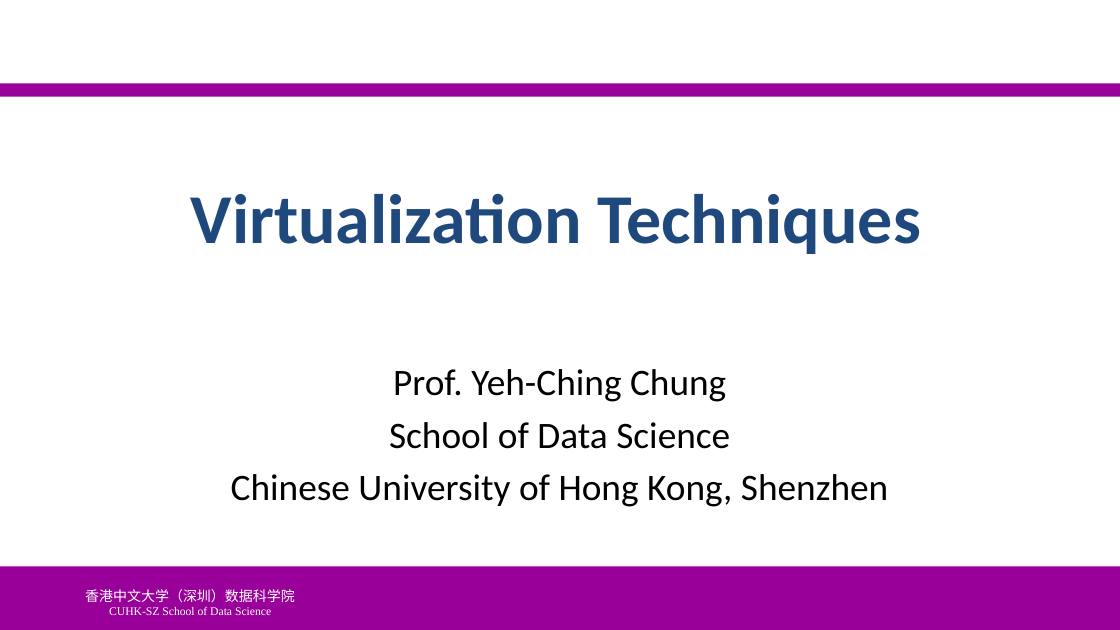
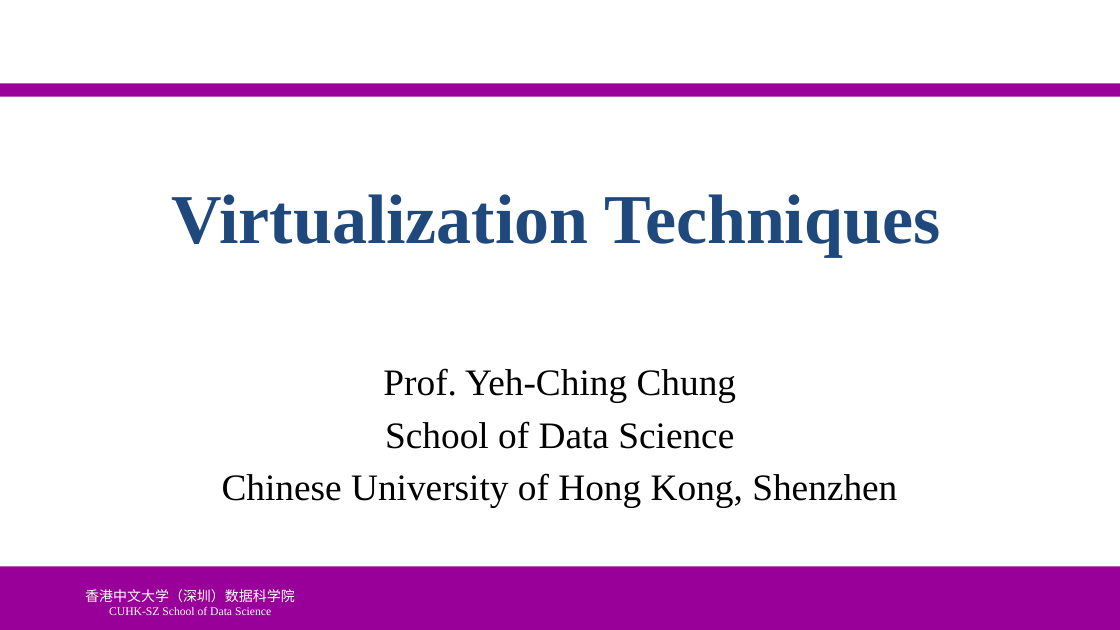
Before and after one commit to ychung1103/ychung1103.github.io, a slide deck: slide 1 of Slides/CSC6103/Presentation-Template.pptx. Drawn at 1120x630 pixels with LibreOffice and Linux fonts; fonts in the diff are those of the drawing; background and template pictures are left out. Boxes give left, top, right and bottom in pixels: in the first picture for what was removed or moved away, otherwise in the second. Text is boxed around its words. In the diff, an @@ line names an element or a change of style, - is before the commit and + after.

```diff
--- a/Slides/CSC6103/Presentation-Template.pptx
+++ b/Slides/CSC6103/Presentation-Template.pptx
@@ title "Virtualization Techniques" at [172, 194, 941, 257]: font Calibri to Times New Roman @@
@@ subtitle "Prof. Yeh-Ching Chung" at [222, 368, 897, 507]: font Calibri to Times New Roman @@
```
